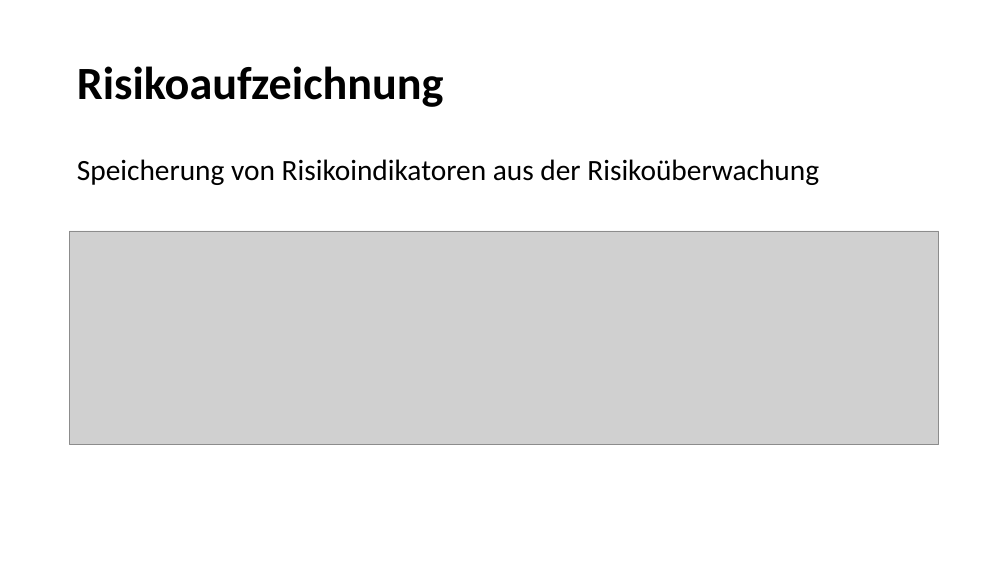
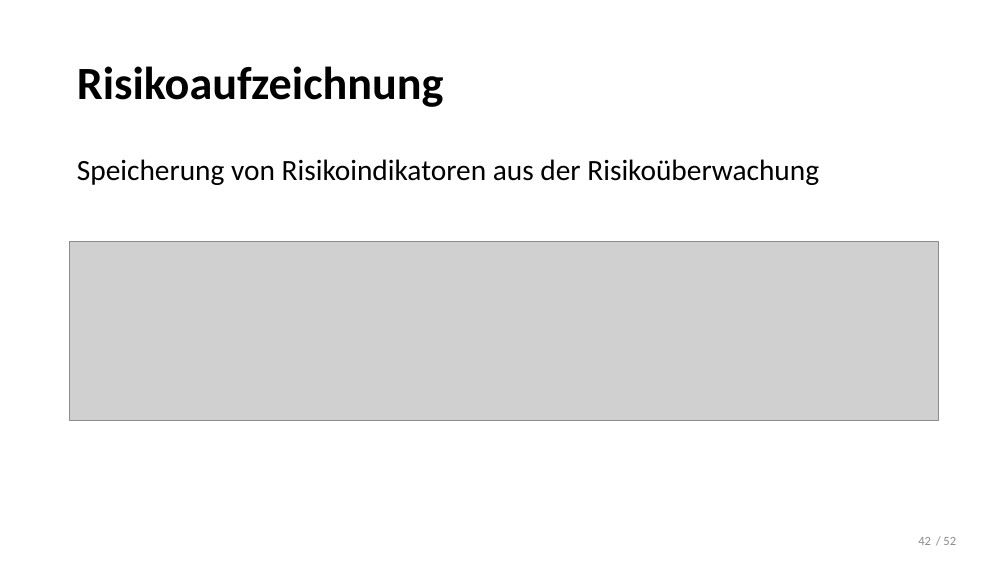
Before and after one commit to LennartDuemke/Sicherheit, a slide deck: slide 42 of Risikomanagement.pptx. Drawn at 1008x567 pixels with LibreOffice and Linux fonts; fonts in the diff are those of the drawing; grey boxes stand for pictures. Boxes give left, top, right and bottom in pixels: in the first picture for what was removed or moved away, otherwise in the second. Text is boxed around its words. In the diff, an @@ line names an element or a change of style, - is before the commit and + after.

Commit message:
Modified picture and created PDF version of presentation for the linux guys

```diff
--- a/Risikomanagement.pptx
+++ b/Risikomanagement.pptx
@@ picture resized from (x1=70, y1=231, x2=939, y2=445) to (x1=70, y1=242, x2=939, y2=420) @@
@@ page number added at (x1=918, y1=537, x2=931, y2=545), 12 pt, text #8C8C8C @@
+42
@@ text added at (x1=943, y1=537, x2=956, y2=545), 12 pt, text #8C8C8C @@
+/ 52
```
Also in this commit, not shown: 50 other slides changed, 4 other files.
